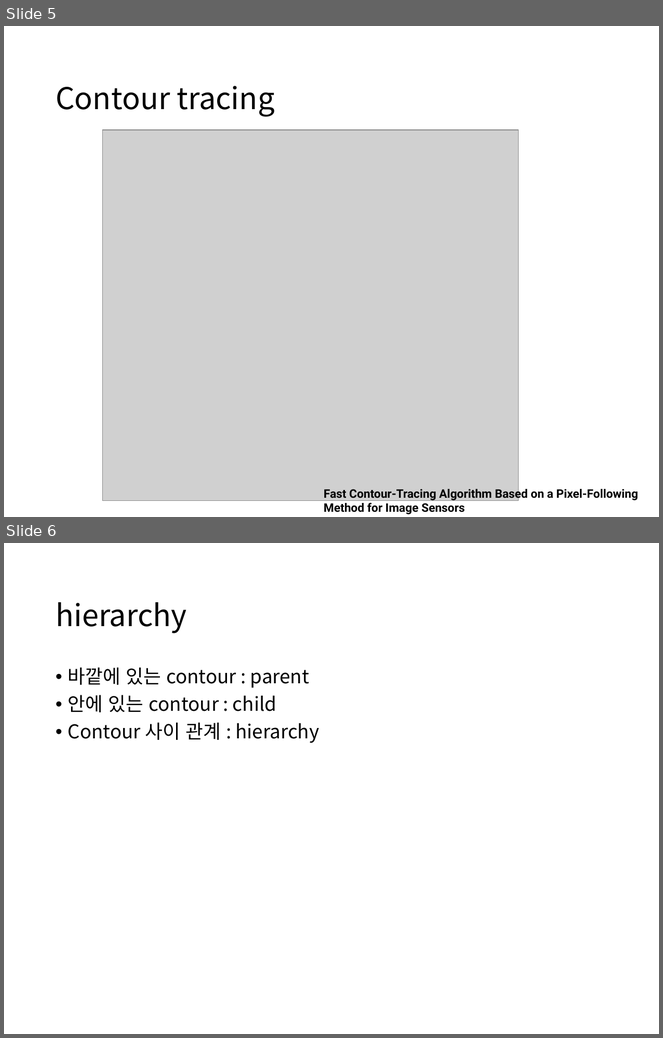
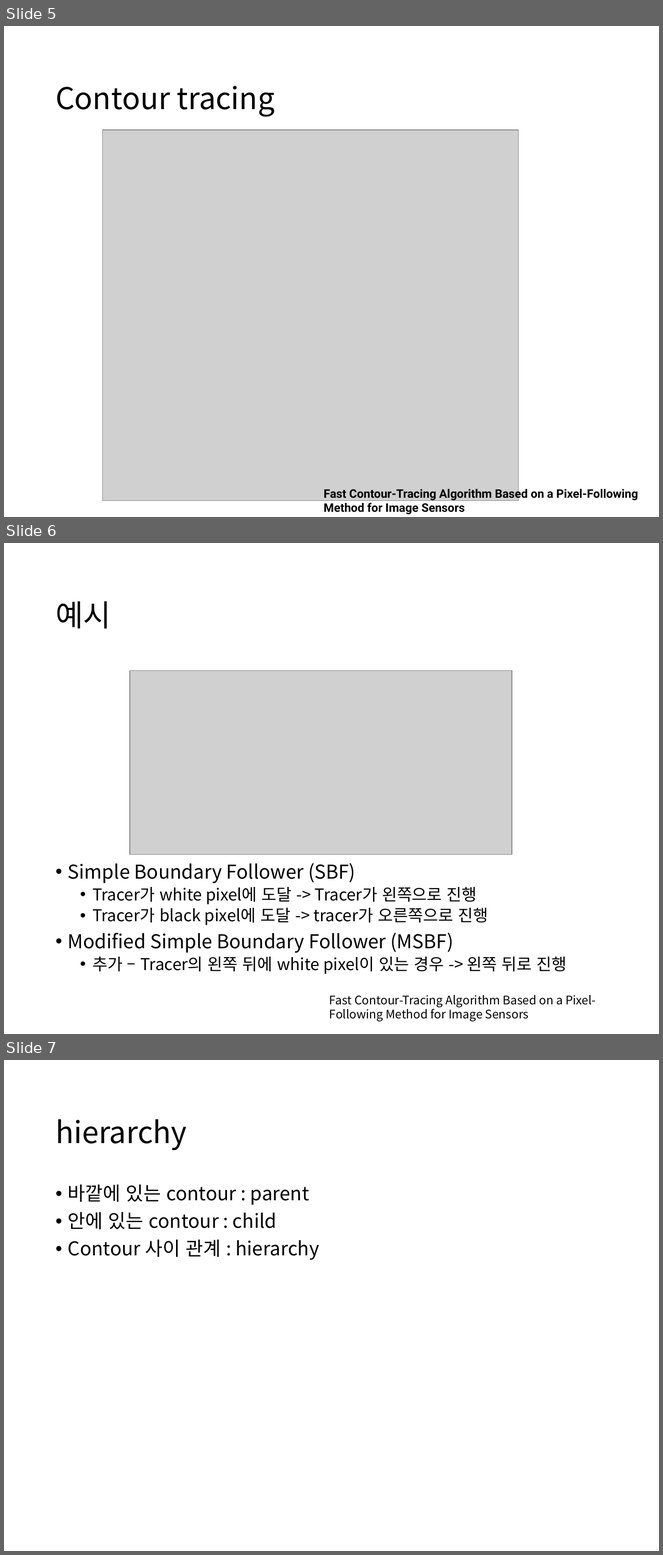
Before and after one commit to boy1089/MyProject, a slide deck: contour/contour 3.pptx. Shown one above the other, each under a label of ours: slides 5 and 6 before the commit, slides 5, 6 and 7 after it. The pictures are 663x1038 and 663x1555 pixels, drawn with LibreOffice and Linux fonts; fonts in the diff are those of the drawing; grey boxes stand for pictures. Boxes give left, top, right and bottom in pixels: in the first picture for what was removed or moved away, otherwise in the second. Text is boxed around its words. In the diff, an @@ line names an element or a change of style, - is before the commit and + after.

```diff
--- a/contour/contour 3.pptx
+++ b/contour/contour 3.pptx
@@ slide 6 added at <box>4,543,659,1034</box>, background #FFFFFF @@
@@ title added at <box>55,601,111,629</box>, 33 pt, text #000000 @@
+예시
@@ picture added at <box>130,671,512,855</box> @@
@@ text added at <box>68,863,567,975</box>, 18 pt, text #000000 @@
+• Simple Boundary Follower (SBF)
+  • Tracer가 white pixel에 도달 -> Tracer가 왼쪽으로 진행
+  • Tracer가 black pixel에 도달 -> tracer가 오른쪽으로 진행
+• Modified Simple Boundary Follower (MSBF)
+  • 추가 – Tracer의 왼쪽 뒤에 white pixel이 있는 경우 -> 왼쪽 뒤로 진행
@@ text added at <box>330,995,596,1022</box>, 13 pt, text #000000 @@
+Fast Contour-Tracing Algorithm Based on a Pixel-Following Method for Image Sensors
@@ what was slide 6 is now slide 7 @@
```
Also in this commit, not shown: 4 slides changed, 2 other slides added, 3 slides removed.
